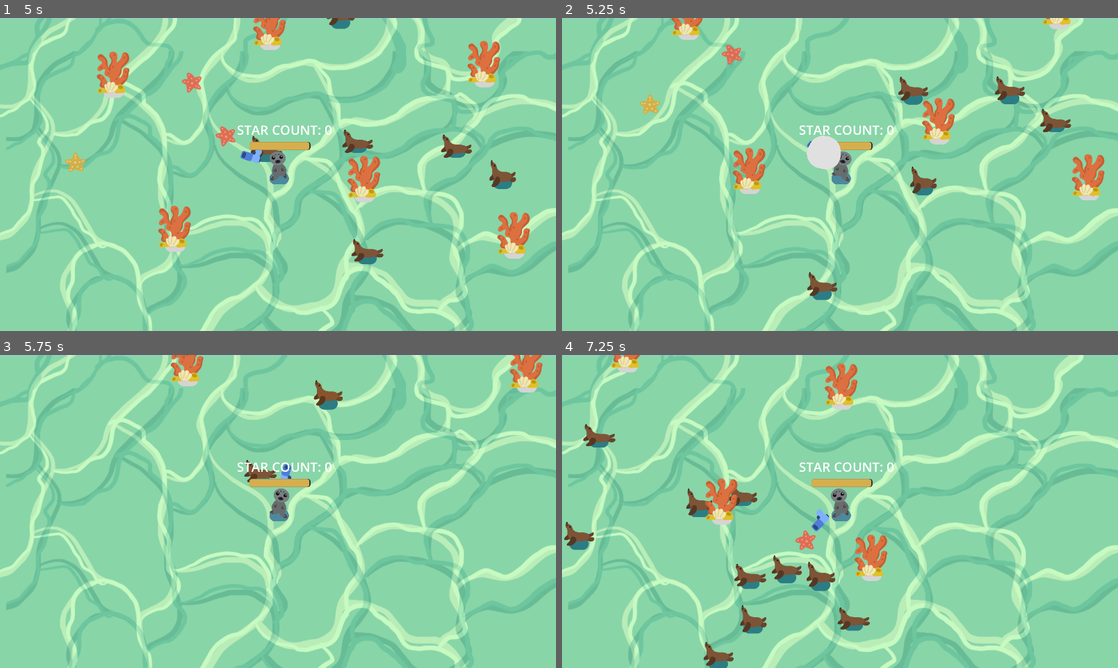
Above: before the commit, frames 1-4 (two rows, left to right).
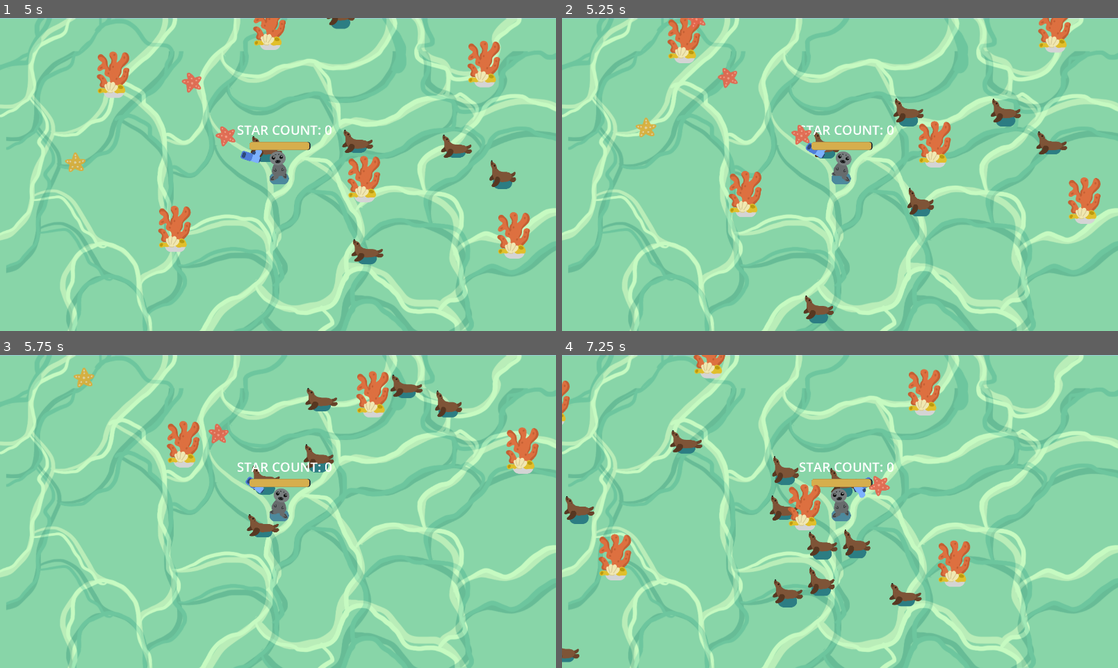
Above: after the commit, the same moments.

Repository: j-j4y/game_dev
Game: Godot game, scene res://seals_game.tscn
Two runs of this game, one before a commit and one after it. Both use one fixed random seed, a clock stepped at 60 frames per second and the inputs below.
Inputs:
- Up to frame 1 (5 s): hold D (move_right) 0.53-1.28 s; hold S (move_down) 1.28-2.03 s; hold D (move_right) 2.03-2.78 s; hold W (move_up) 2.78-3.53 s; hold A (move_left) from 3.53 s (still down)
- Up to frame 2 (5.25 s): release A (move_left) at 5.03 s; hold S (move_down) from 5.03 s (still down)
- Up to frame 3 (5.75 s): keep holding S (move_down)
- Up to frame 4 (7.25 s): release S (move_down) at 5.78 s; hold D (move_right) 5.78-6.53 s; hold W (move_up) from 6.53 s (still down)

Frame 1 is identical in both runs. In frame 2, 7.7% of the frame differs, in the area x 13-98%, y 0-98%; in frame 3, 4.7%; in frame 4, 9.8%, in the area x 0-74%, y 0-100%.

Commit message:
adjusted movement speed time

Diff:
--- a/2d-project-assets/gun.gd
+++ b/2d-project-assets/gun.gd
@@ -17,6 +17,7 @@
 
 
 
+
 func _on_timer_timeout() -> void:
 	shoot()
 
--- a/2d-project-assets/player.tscn
+++ b/2d-project-assets/player.tscn
@@ -77,7 +77,7 @@
 autostart = true
 
 [node name="MovementSpeed" type="Timer" parent="." unique_id=1121156361]
-wait_time = 5.0
+wait_time = 30.0
 one_shot = true
 autostart = true
 
